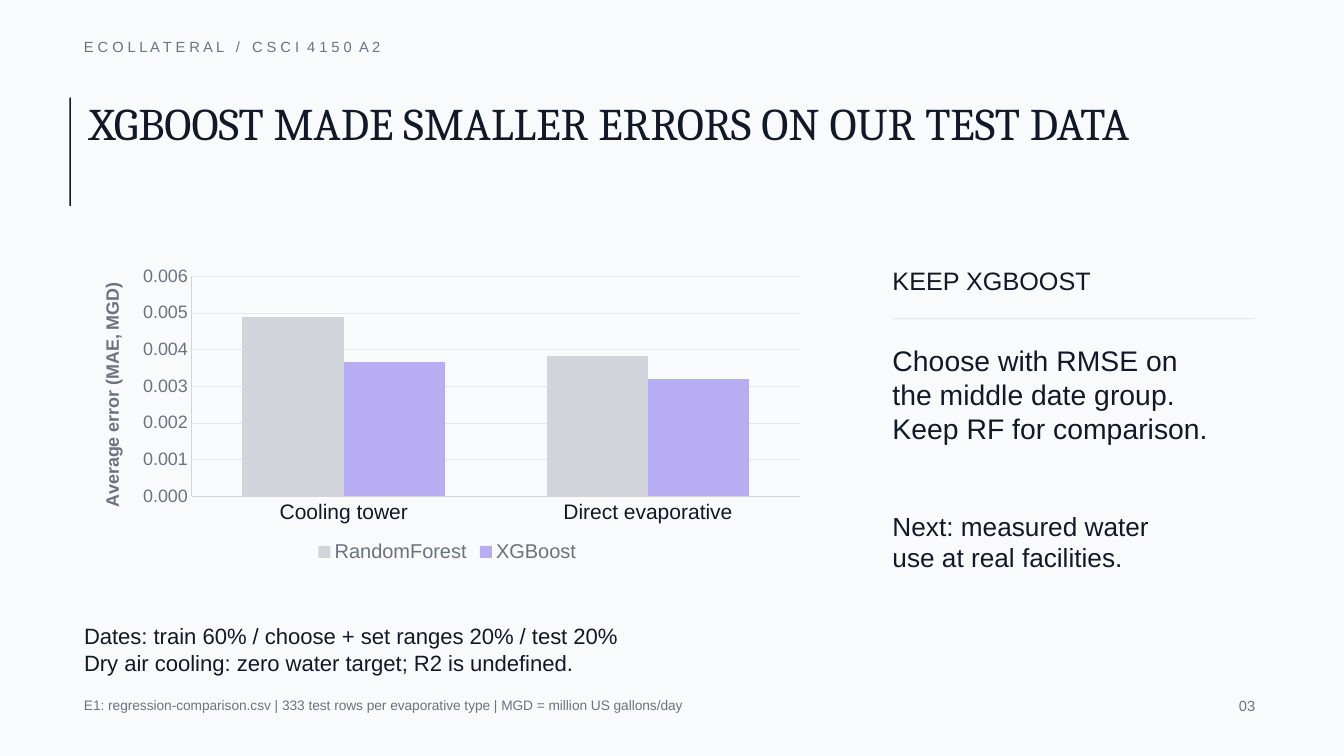
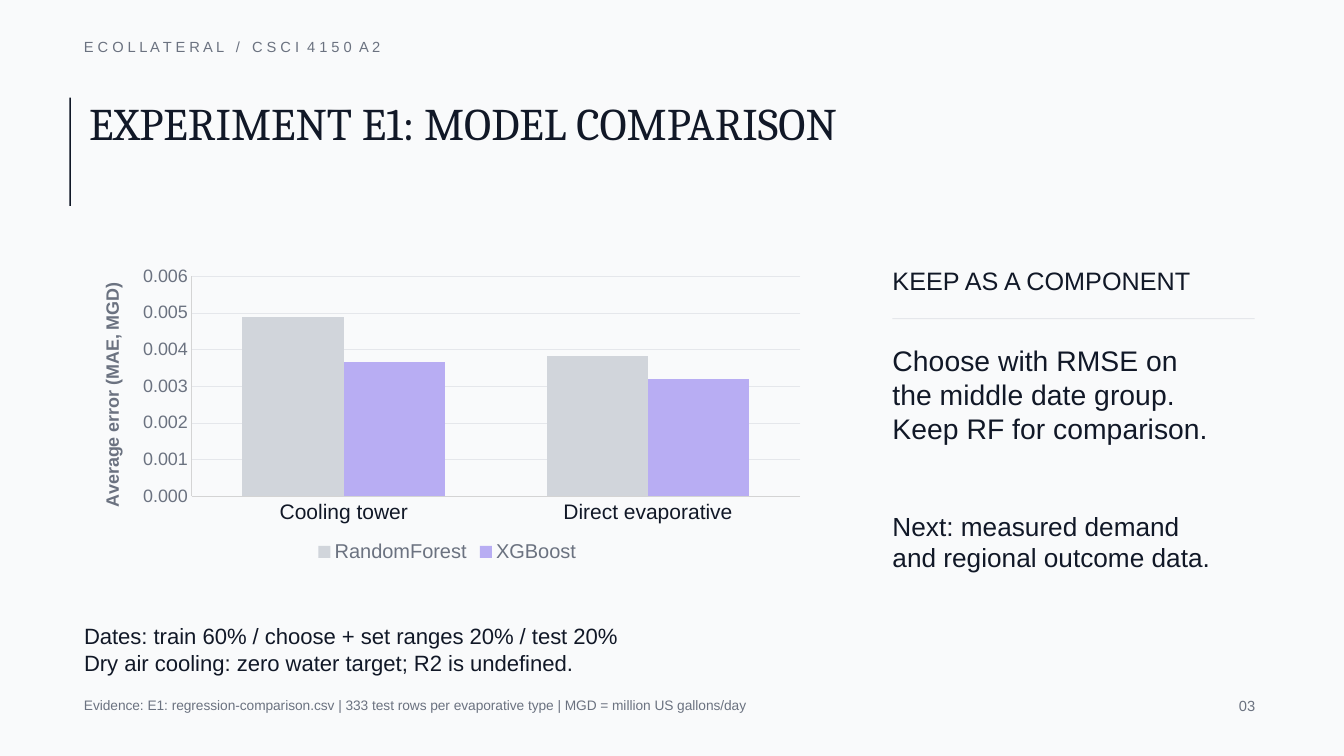
Before and after one commit to ScottLiu12/ECOllateral, a slide deck: slide 3 of docs/a2/review-slides.pptx. Drawn at 1344x756 pixels with LibreOffice and Linux fonts; fonts in the diff are those of the drawing. Boxes give left, top, right and bottom in pixels: in the first picture for what was removed or moved away, otherwise in the second. Text is boxed around its words. In the diff, an @@ line names an element or a change of style, - is before the commit and + after.

```diff
--- a/docs/a2/review-slides.pptx
+++ b/docs/a2/review-slides.pptx
@@ ellipse removed at box(694, 0, 1240, 246) @@
@@ text at box(89, 109, 836, 141): text changed @@
-XGBOOST MADE SMALLER ERRORS ON OUR TEST DATA
+EXPERIMENT E1: MODEL COMPARISON
@@ text at box(892, 272, 1190, 291): text changed @@
-KEEP XGBOOST
+KEEP AS A COMPONENT
@@ text at box(892, 517, 1210, 573): text changed @@
-Next: measured water
-use at real facilities.
+Next: measured demand
+and regional outcome data.
@@ text at box(84, 700, 746, 713): text changed @@
-E1: regression-comparison.csv | 333 test rows per evaporative type | MGD = million US gallons/day
+Evidence: E1: regression-comparison.csv | 333 test rows per evaporative type | MGD = million US gallons/day
```
Also in this commit, not shown: 5 other slides changed, 10 other files.
